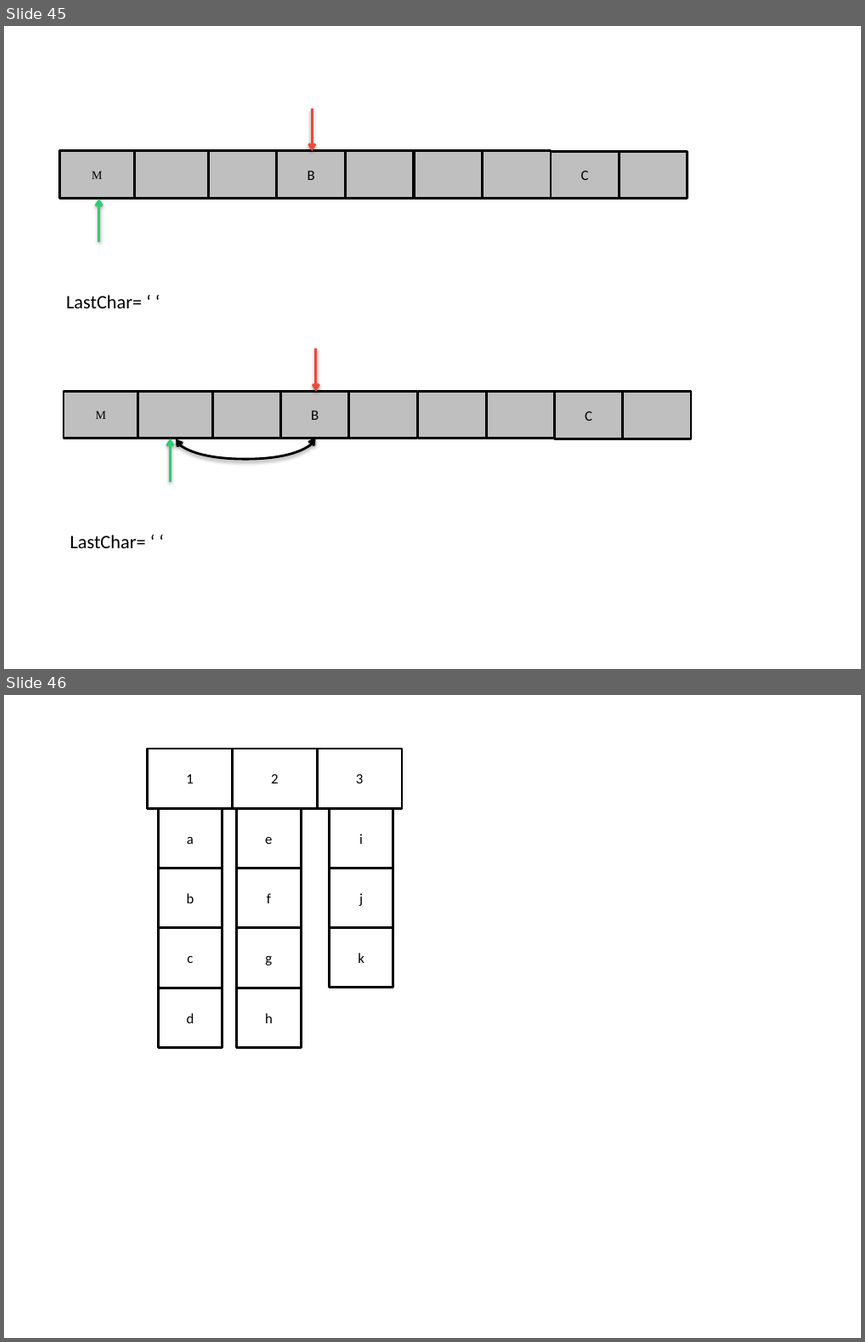
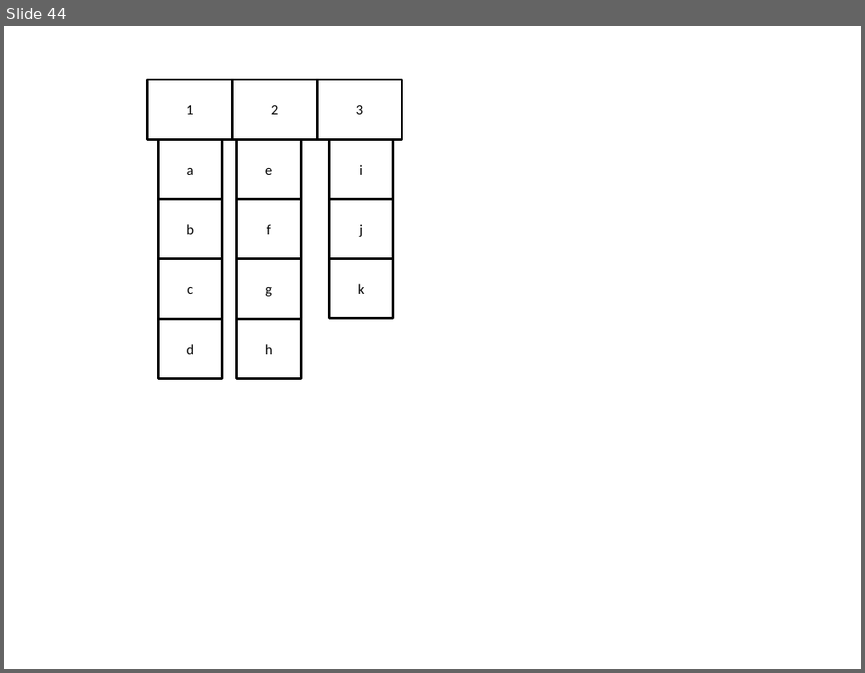
Before and after one commit to jainankit49/HackerGymContent, a slide deck: Images/imgs.pptx. Shown one above the other, each under a label of ours: slides 45 and 46 before the commit, slide 44 after it. The pictures are 865x1342 and 865x673 pixels, drawn with LibreOffice and Linux fonts; fonts in the diff are those of the drawing. Boxes give left, top, right and bottom in pixels: in the first picture for what was removed or moved away, otherwise in the second. Text is boxed around its words. In the diff, an @@ line names an element or a change of style, - is before the commit and + after.

```diff
--- a/Images/imgs.pptx
+++ b/Images/imgs.pptx
@@ slide 45 removed at <box>4,26,861,669</box>, background #FFFFFF @@
@@ group removed at <box>60,108,687,308</box>: 9 rectangles, 2 arrows, 1 text @@
-M
-B
-C
-LastChar= ‘ ‘
@@ curved double arrow removed from (315, 437) to (177, 439) @@
@@ group removed at <box>64,348,691,548</box>: 9 rectangles, 2 arrows, 1 text @@
-M
-B
-C
-LastChar= ‘ ‘
@@ what was slide 46 is now slide 44 @@
```
Also in this commit, not shown: 2 slides added, 2 other slides removed, 3 other files.
